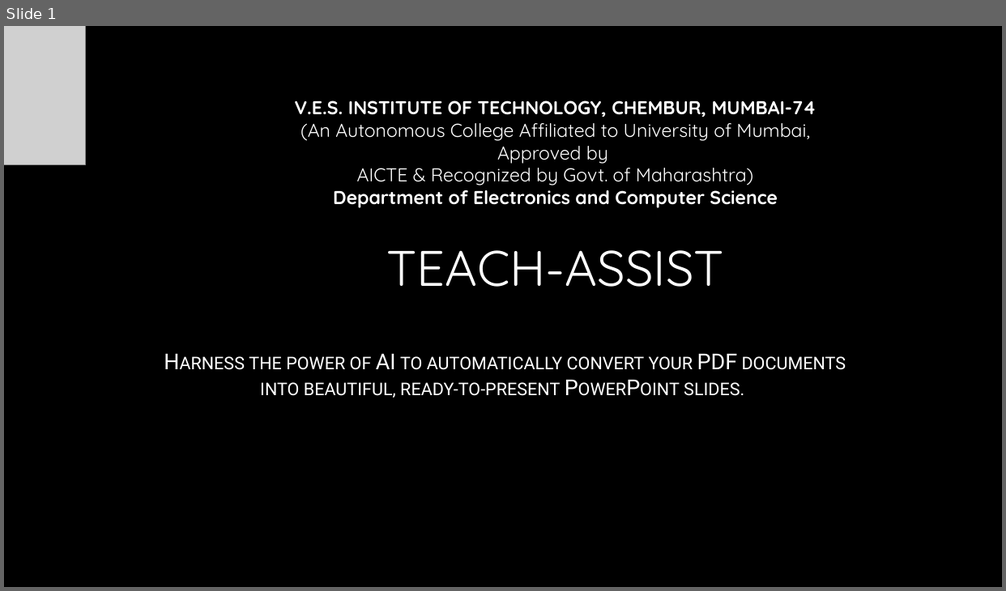
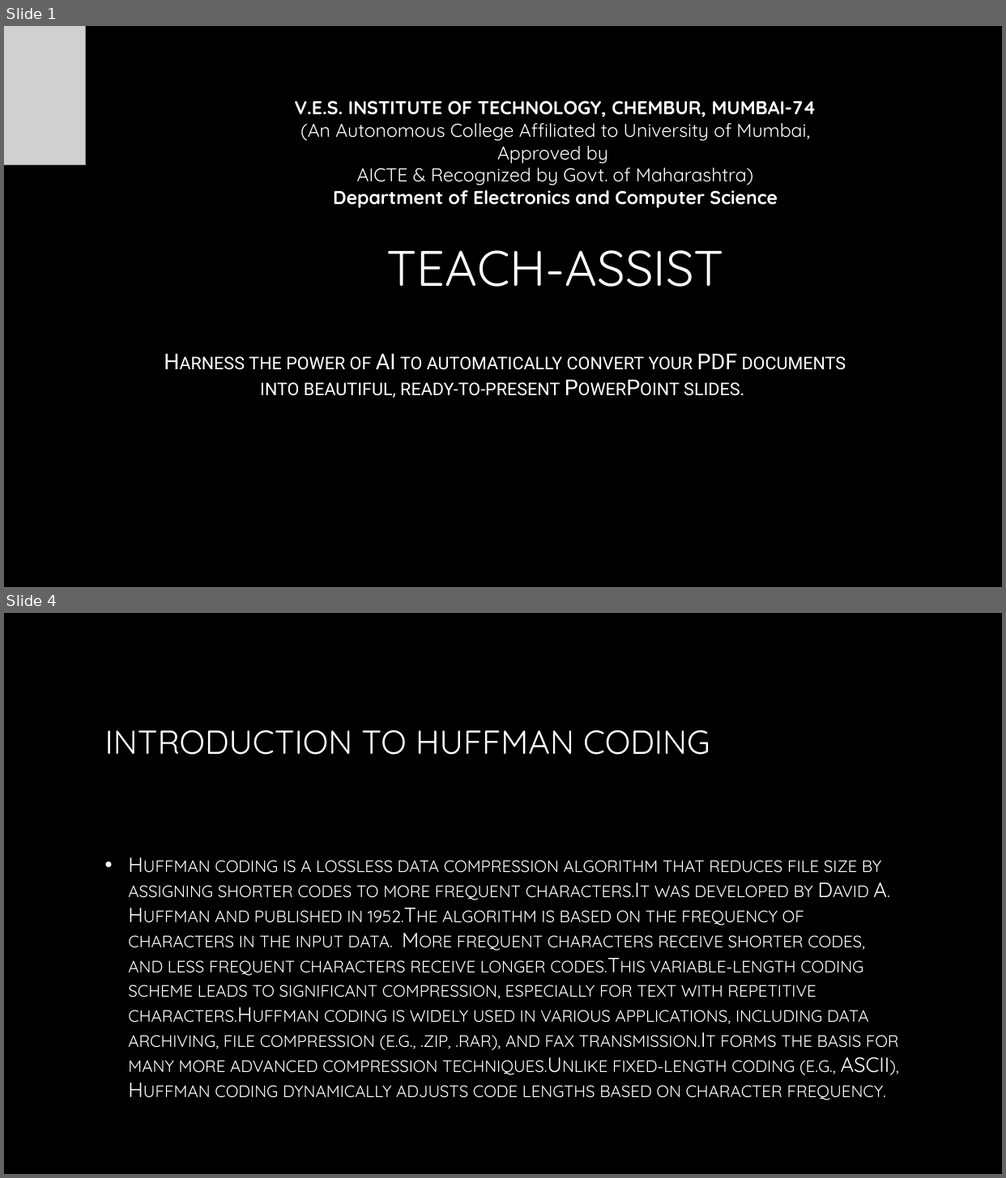
Before and after one commit to AdityaB-11/Pdf_to_presentation_GenAI, a slide deck: output/generated_presentation.pptx. Shown one above the other, each under a label of ours: slide 1 before the commit, slides 1 and 4 after it; the slides between them are not shown. The pictures are 1006x591 and 1006x1178 pixels, drawn with LibreOffice and Linux fonts; fonts in the diff are those of the drawing; grey boxes stand for pictures; background and template pictures are left out. Boxes give left, top, right and bottom in pixels: in the first picture for what was removed or moved away, otherwise in the second. Text is boxed around its words. In the diff, an @@ line names an element or a change of style, - is before the commit and + after.

```diff
--- a/output/generated_presentation.pptx
+++ b/output/generated_presentation.pptx
@@ slide 4 added at box(4, 613, 1002, 1174), background picture (left out) @@
@@ title added at box(105, 730, 710, 755), 32 pt, text gradient #FFFFFF to #A6A6A6 @@
+INTRODUCTION TO HUFFMAN CODING
@@ text added at box(128, 860, 899, 1098), 20 pt, text gradient #FFFFFF to #BFBFBF, small capitals @@
+• Huffman coding is a lossless data compression algorithm that reduces file size by assigning shorter codes to more frequent characters.It was developed by David A. Huffman and published in 1952.The algorithm is based on the frequency of characters in the input data. More frequent characters receive shorter codes, and less frequent characters receive longer codes.This variable-length coding scheme leads to significant compression, especially for text with repetitive characters.Huffman coding is widely used in various applications, including data archiving, file compression (e.g., .zip, .rar), and fax transmission.It forms the basis for many more advanced compression techniques.Unlike fixed-length coding (e.g., ASCII), Huffman coding dynamically adjusts code lengths based on character frequency.
```
Also in this commit, not shown: 2 slides changed, 11 other slides added, 8 slides removed, 4 other files.
